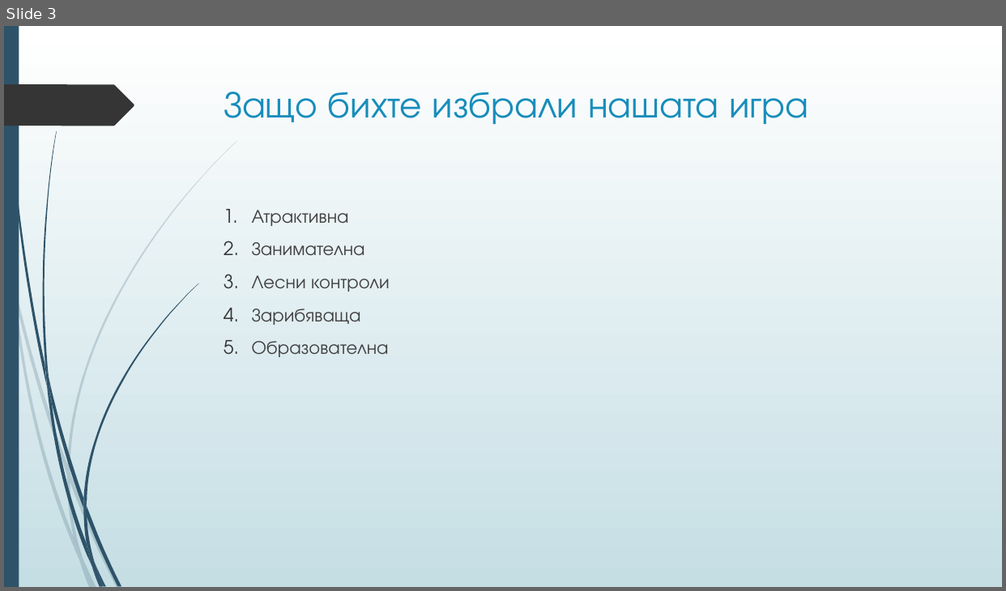
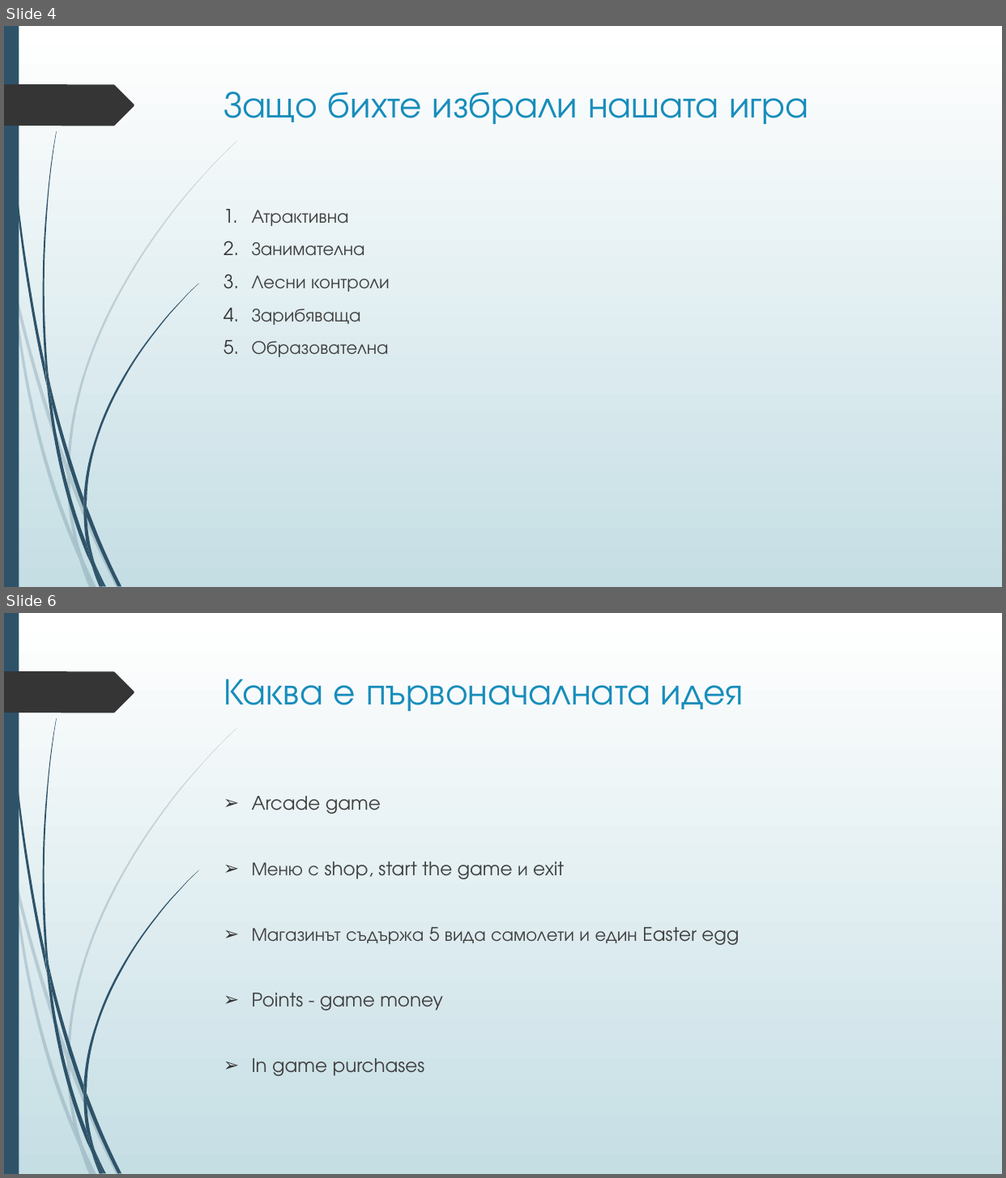
Before and after one commit to boki1/Hack30xTUES-, a slide deck: Hack 30 xTUES presentation.pptx. Shown one above the other, each under a label of ours: slide 3 before the commit, slides 4 and 6 after it; the slides between them are not shown. The pictures are 1006x591 and 1006x1178 pixels, drawn with LibreOffice and Linux fonts; fonts in the diff are those of the drawing. Boxes give left, top, right and bottom in pixels: in the first picture for what was removed or moved away, otherwise in the second. Text is boxed around its words. In the diff, an @@ line names an element or a change of style, - is before the commit and + after.

```diff
--- a/Hack 30 xTUES presentation.pptx
+++ b/Hack 30 xTUES presentation.pptx
@@ slide 6 added at <box>4,613,1002,1174</box>, background gradient #FFFFFF to #C5DEE5; not listed: 24 template elements that a slide beside it also shows @@
@@ title added at <box>224,679,744,711</box>, 36 pt, text #178DBB @@
+Каква е първоначалната идея
@@ text added at <box>252,796,739,1076</box>, 18 pt, text #404040 @@
+➢ Arcade game
+➢ Меню с shop, start the game и exit
+➢ Магазинът съдържа 5 вида самолети и един Easter egg
+➢ Points - game money
+➢ In game purchases
@@ what was slide 3 is now slide 4 @@
```
Also in this commit, not shown: 4 slides changed, 5 other slides added, 1 slide removed.
